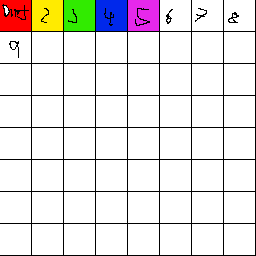
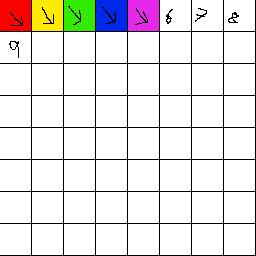
Two versions of the same layered image (w=256, h=256). Layer-by-layer changes:
painted on "Background" over [2, 4, 150, 26]
